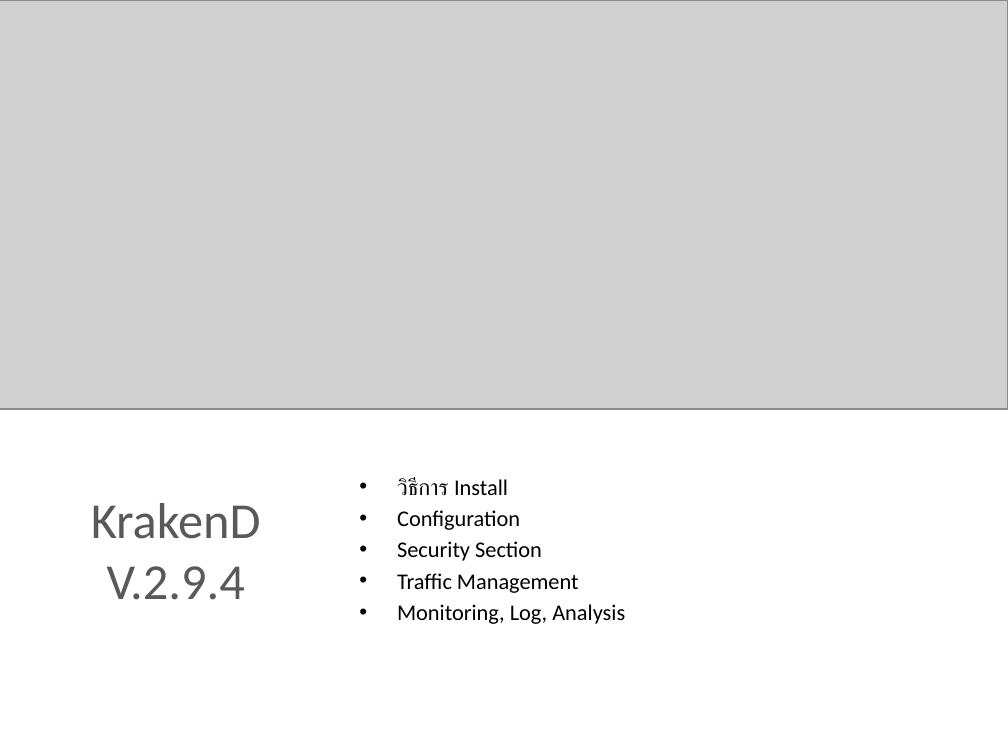
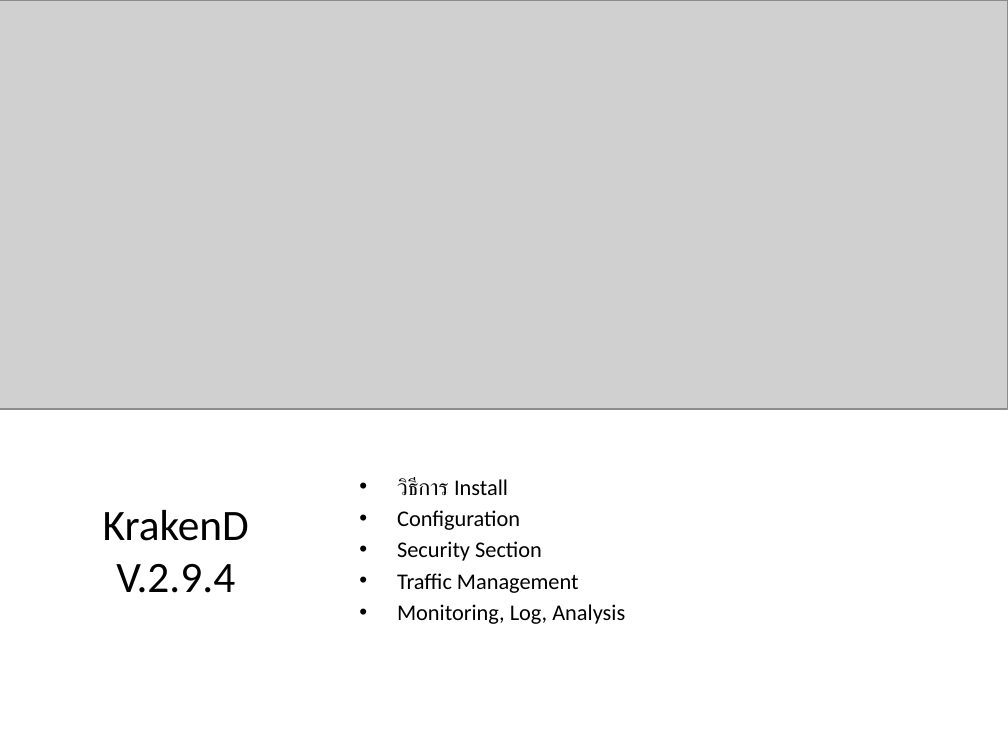
Before and after one commit to chairod/krakend-2.9.4, a slide deck: slide 1 of KrakenD_Integration_FullGuide.pptx. Drawn at 1008x756 pixels with LibreOffice and Linux fonts; fonts in the diff are those of the drawing; grey boxes stand for pictures. Boxes give left, top, right and bottom in pixels: in the first picture for what was removed or moved away, otherwise in the second. Text is boxed around its words. In the diff, an @@ line names an element or a change of style, - is before the commit and + after.

```diff
--- a/KrakenD_Integration_FullGuide.pptx
+++ b/KrakenD_Integration_FullGuide.pptx
@@ title "KrakenD V.2.9.4" at [103,510,249,593]: size 36 to 31 pt, text colour #595959 to #000000 @@
```
Also in this commit, not shown: 13 other files.
